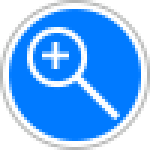
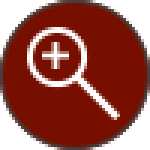
Layered file, before and after one edit (150x150). Changes by layer:
painted on "Border" over 0, 0, 150, 150
painted on "Background" over 0, 0, 150, 150
